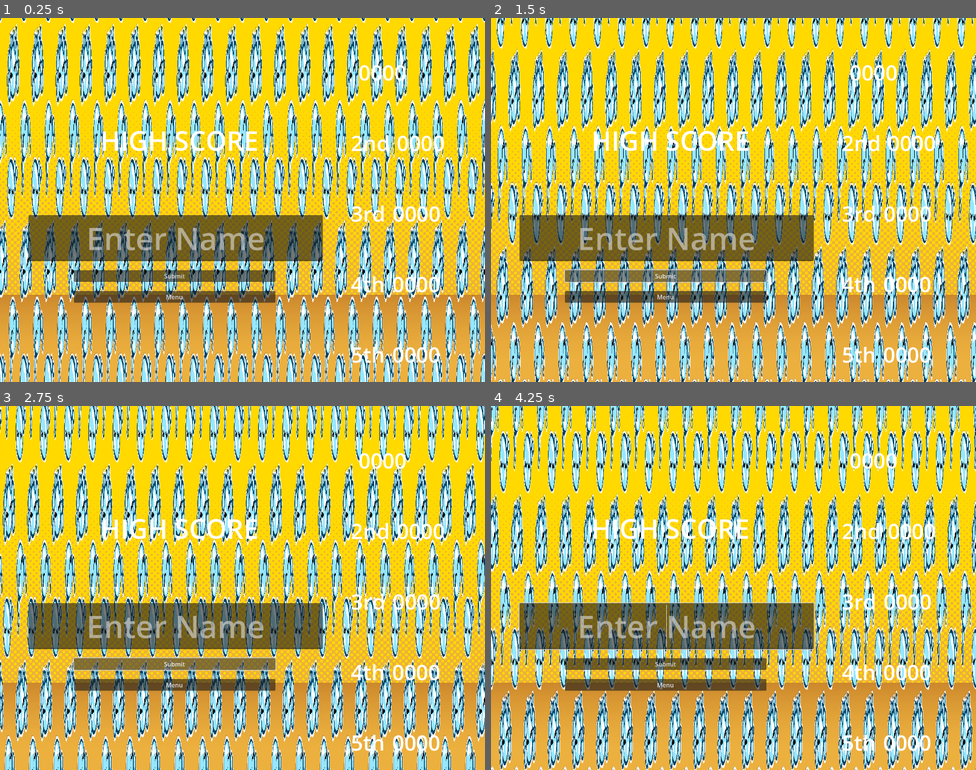
Above: before the commit, frames 1-4 (two rows, left to right).
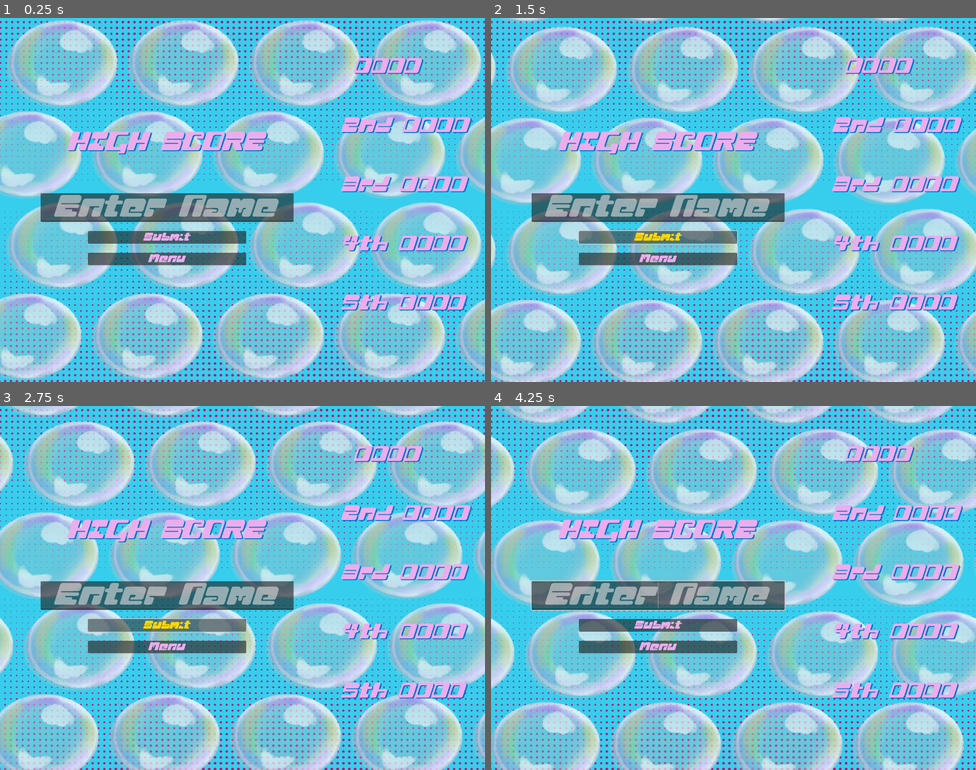
Above: after the commit, the same moments.

Repository: pokiios/bubble-babes
Game: Godot game, scene res://Scenes/Leaderboard.tscn
Same seed, same stepped clock (60 frames per second), same inputs: the game is played once before the commit and once after it.
Inputs (mouse positions are in pixels of both pictures, inside the frame that each line leads up to):
- Up to frame 1 (0.25 s): no input
- Up to frame 2 (1.5 s): click "Submit" at 0.5 s; click "Submit" at 1.25 s
- Up to frame 3 (2.75 s): click "Submit" at 2 s
- Up to frame 4 (4.25 s): move the mouse to (840, 569) at 2.77 s; click (840, 569) at 2.92 s; move the mouse to (636, 606) at 3.52 s; click (636, 606) at 3.67 s

The runs differ from the first frame. In frame 1, 99% of the frame differs, in the area x 0-100%, y 0-100%; in frame 2, 99%; in frame 3, 99%; in frame 4, 99%.
Error in both runs: Invalid access of index '1' on a base object of type: 'Array'. (res://Scenes/leaderboard.gd:62)

Commit message:
Made the leaderboard menu look nice
Also added fonts

Diff:
--- a/Scenes/Leaderboard.tscn
+++ b/Scenes/Leaderboard.tscn
@@ -1,18 +1,19 @@
-[gd_scene load_steps=6 format=3 uid="uid://d0frtplj2morq"]
+[gd_scene load_steps=7 format=3 uid="uid://d0frtplj2morq"]
 
 [ext_resource type="Script" path="res://Scenes/leaderboard.gd" id="1_whtpc"]
-[ext_resource type="Texture2D" uid="uid://de4hbrn0f16ni" path="res://Assets/Shake the Can/shake-the-can-background.png" id="2_oljek"]
+[ext_resource type="Texture2D" uid="uid://d3itbxjer2w1x" path="res://Sprites/Main Menu/halftone.png" id="2_ce8ia"]
 [ext_resource type="Shader" path="res://Shaders/MainMenu.gdshader" id="3_icc48"]
-[ext_resource type="Texture2D" uid="uid://dvd2ycb5wrl66" path="res://Sprites/Main Menu/bubblebabe sticker.png" id="4_4gmhf"]
+[ext_resource type="Texture2D" uid="uid://cdk1wfcrbjvpf" path="res://Sprites/Suds/sudsBubble.png" id="4_dcefy"]
+[ext_resource type="FontFile" uid="uid://dohjlwv7dn6k7" path="res://Fonts/Excelorate-Font.otf" id="5_4fxv7"]
 
 [sub_resource type="ShaderMaterial" id="ShaderMaterial_mqgl5"]
 shader = ExtResource("3_icc48")
-shader_parameter/scroll_speed = 0.08
+shader_parameter/scroll_speed = 0.02
 shader_parameter/angle_degrees = 45.0
-shader_parameter/repeat_x = 20.0
-shader_parameter/repeat_y = 1.854
+shader_parameter/repeat_x = 4.0
+shader_parameter/repeat_y = 4.0
 shader_parameter/row_offset = 1.0
-shader_parameter/texture_to_scroll = ExtResource("4_4gmhf")
+shader_parameter/texture_to_scroll = ExtResource("4_dcefy")
 
 [node name="Control" type="Control"]
 layout_mode = 3
@@ -23,6 +24,15 @@
 grow_vertical = 2
 script = ExtResource("1_whtpc")
 
+[node name="ColorRect2" type="ColorRect" parent="."]
+layout_mode = 1
+anchors_preset = 15
+anchor_right = 1.0
+anchor_bottom = 1.0
+grow_horizontal = 2
+grow_vertical = 2
+color = Color(0.215686, 0.807843, 0.929412, 1)
+
 [node name="TextureRect" type="TextureRect" parent="."]
 layout_mode = 1
 anchors_preset = 15
@@ -30,7 +40,7 @@
 anchor_bottom = 1.0
 grow_horizontal = 2
 grow_vertical = 2
-texture = ExtResource("2_oljek")
+texture = ExtResource("2_ce8ia")
 
 [node name="ColorRect" type="ColorRect" parent="."]
 material = SubResource("ShaderMaterial_mqgl5")
@@ -57,23 +67,29 @@
 
 [node name="MarginContainer" type="MarginContainer" parent="MarginContainer/HBoxContainer/VBoxContainer"]
 layout_mode = 2
-theme_override_constants/margin_left = 265
-theme_override_constants/margin_top = 275
-theme_override_constants/margin_right = 240
+theme_override_constants/margin_left = 200
+theme_override_constants/margin_top = 300
+theme_override_constants/margin_right = 200
 
 [node name="High Score" type="Label" parent="MarginContainer/HBoxContainer/VBoxContainer/MarginContainer"]
 layout_mode = 2
+theme_override_colors/font_color = Color(0.92549, 0.678431, 0.929412, 1)
+theme_override_colors/font_shadow_color = Color(0, 0.431892, 0.8091, 1)
+theme_override_constants/shadow_offset_x = 3
+theme_override_constants/shadow_offset_y = 2
+theme_override_fonts/font = ExtResource("5_4fxv7")
 theme_override_font_sizes/font_size = 70
 text = "HIGH SCORE"
 
 [node name="MarginContainer2" type="MarginContainer" parent="MarginContainer/HBoxContainer/VBoxContainer"]
 layout_mode = 2
-theme_override_constants/margin_left = 75
-theme_override_constants/margin_top = 145
-theme_override_constants/margin_right = 70
+theme_override_constants/margin_left = 125
+theme_override_constants/margin_top = 100
+theme_override_constants/margin_right = 125
 
 [node name="Enter Name" type="LineEdit" parent="MarginContainer/HBoxContainer/VBoxContainer/MarginContainer2"]
 layout_mode = 2
+theme_override_fonts/font = ExtResource("5_4fxv7")
 theme_override_font_sizes/font_size = 82
 placeholder_text = "Enter Name"
 alignment = 1
@@ -81,22 +97,30 @@
 
 [node name="MarginContainer3" type="MarginContainer" parent="MarginContainer/HBoxContainer/VBoxContainer"]
 layout_mode = 2
-theme_override_constants/margin_left = 195
+theme_override_constants/margin_left = 250
 theme_override_constants/margin_top = 20
-theme_override_constants/margin_right = 195
+theme_override_constants/margin_right = 250
 
 [node name="Submit Button" type="Button" parent="MarginContainer/HBoxContainer/VBoxContainer/MarginContainer3"]
 layout_mode = 2
+theme_override_colors/font_hover_color = Color(1, 0.85098, 0, 1)
+theme_override_colors/font_color = Color(0.92549, 0.678431, 0.929412, 1)
+theme_override_fonts/font = ExtResource("5_4fxv7")
+theme_override_font_sizes/font_size = 30
 text = "Submit"
 
 [node name="MarginContainer4" type="MarginContainer" parent="MarginContainer/HBoxContainer/VBoxContainer"]
 layout_mode = 2
-theme_override_constants/margin_left = 195
+theme_override_constants/margin_left = 250
 theme_override_constants/margin_top = 20
-theme_override_constants/margin_right = 195
+theme_override_constants/margin_right = 250
 
 [node name="Menu Button" type="Button" parent="MarginContainer/HBoxContainer/VBoxContainer/MarginContainer4"]
 layout_mode = 2
+theme_override_colors/font_hover_color = Color(1, 0.85098, 0, 1)
+theme_override_colors/font_color = Color(0.92549, 0.678431, 0.929412, 1)
+theme_override_fonts/font = ExtResource("5_4fxv7")
+theme_override_font_sizes/font_size = 30
 text = "Menu"
 
 [node name="VBoxContainer2" type="VBoxContainer" parent="MarginContainer/HBoxContainer"]
@@ -105,23 +129,36 @@
 [node name="MarginContainer" type="MarginContainer" parent="MarginContainer/HBoxContainer/VBoxContainer2"]
 layout_mode = 2
 theme_override_constants/margin_top = 105
+theme_override_constants/margin_right = 60
 
 [node name="HBoxContainer" type="HBoxContainer" parent="MarginContainer/HBoxContainer/VBoxContainer2/MarginContainer"]
 layout_mode = 2
 
 [node name="FirstName" type="Label" parent="MarginContainer/HBoxContainer/VBoxContainer2/MarginContainer/HBoxContainer"]
 layout_mode = 2
+theme_override_colors/font_color = Color(0.92549, 0.678431, 0.929412, 1)
+theme_override_colors/font_shadow_color = Color(0, 0.431892, 0.8091, 1)
+theme_override_constants/shadow_offset_x = 3
+theme_override_constants/shadow_offset_y = 2
+theme_override_fonts/font = ExtResource("5_4fxv7")
 theme_override_font_sizes/font_size = 56
 text = "1st "
 
 [node name="FirstScore" type="Label" parent="MarginContainer/HBoxContainer/VBoxContainer2/MarginContainer/HBoxContainer"]
 layout_mode = 2
-theme_override_font_sizes/font_size = 56
-text = " 0000"
+theme_override_colors/font_color = Color(0.92549, 0.678431, 0.929412, 1)
+theme_override_colors/font_shadow_color = Color(0, 0.431892, 0.8091, 1)
+theme_override_constants/shadow_offset_x = 3
+theme_override_constants/shadow_offset_y = 2
+theme_override_fonts/font = ExtResource("5_4fxv7")
+theme_override_font_sizes/font_size = 56
+text = " 0000"
+horizontal_alignment = 2
 
 [node name="MarginContainer2" type="MarginContainer" parent="MarginContainer/HBoxContainer/VBoxContainer2"]
 layout_mode = 2
 theme_override_constants/margin_top = 105
+theme_override_constants/margin_right = 60
 
 [node name="HBoxContainer" type="HBoxContainer" parent="MarginContainer/HBoxContainer/VBoxContainer2/MarginContainer2"]
 layout_mode = 2
@@ -129,64 +166,111 @@
 
 [node name="SecondName" type="Label" parent="MarginContainer/HBoxContainer/VBoxContainer2/MarginContainer2/HBoxContainer"]
 layout_mode = 2
+theme_override_colors/font_color = Color(0.92549, 0.678431, 0.929412, 1)
+theme_override_colors/font_shadow_color = Color(0, 0.431892, 0.8091, 1)
+theme_override_constants/shadow_offset_x = 3
+theme_override_constants/shadow_offset_y = 2
+theme_override_fonts/font = ExtResource("5_4fxv7")
 theme_override_font_sizes/font_size = 56
 text = "2nd"
 
 [node name="SecondScore" type="Label" parent="MarginContainer/HBoxContainer/VBoxContainer2/MarginContainer2/HBoxContainer"]
 layout_mode = 2
-theme_override_font_sizes/font_size = 56
-text = " 0000"
+theme_override_colors/font_color = Color(0.92549, 0.678431, 0.929412, 1)
+theme_override_colors/font_shadow_color = Color(0, 0.431892, 0.8091, 1)
+theme_override_constants/shadow_offset_x = 3
+theme_override_constants/shadow_offset_y = 2
+theme_override_fonts/font = ExtResource("5_4fxv7")
+theme_override_font_sizes/font_size = 56
+text = " 0000"
+horizontal_alignment = 2
 
 [node name="MarginContainer3" type="MarginContainer" parent="MarginContainer/HBoxContainer/VBoxContainer2"]
 layout_mode = 2
 theme_override_constants/margin_top = 105
+theme_override_constants/margin_right = 60
 
 [node name="HBoxContainer" type="HBoxContainer" parent="MarginContainer/HBoxContainer/VBoxContainer2/MarginContainer3"]
 layout_mode = 2
 
 [node name="ThirdName" type="Label" parent="MarginContainer/HBoxContainer/VBoxContainer2/MarginContainer3/HBoxContainer"]
 layout_mode = 2
+theme_override_colors/font_color = Color(0.92549, 0.678431, 0.929412, 1)
+theme_override_colors/font_shadow_color = Color(0, 0.431892, 0.8091, 1)
+theme_override_constants/shadow_offset_x = 3
+theme_override_constants/shadow_offset_y = 2
+theme_override_fonts/font = ExtResource("5_4fxv7")
 theme_override_font_sizes/font_size = 56
 text = "3rd"
 
 [node name="ThirdScore" type="Label" parent="MarginContainer/HBoxContainer/VBoxContainer2/MarginContainer3/HBoxContainer"]
 layout_mode = 2
-theme_override_font_sizes/font_size = 56
-text = " 0000"
+theme_override_colors/font_color = Color(0.92549, 0.678431, 0.929412, 1)
+theme_override_colors/font_shadow_color = Color(0, 0.431892, 0.8091, 1)
+theme_override_constants/shadow_offset_x = 3
+theme_override_constants/shadow_offset_y = 2
+theme_override_fonts/font = ExtResource("5_4fxv7")
+theme_override_font_sizes/font_size = 56
+text = " 0000"
+horizontal_alignment = 2
 
 [node name="MarginContainer4" type="MarginContainer" parent="MarginContainer/HBoxContainer/VBoxContainer2"]
 layout_mode = 2
 theme_override_constants/margin_top = 105
+theme_override_constants/margin_right = 60
 
 [node name="HBoxContainer" type="HBoxContainer" parent="MarginContainer/HBoxContainer/VBoxContainer2/MarginContainer4"]
 layout_mode = 2
 
 [node name="FourthName" type="Label" parent="MarginContainer/HBoxContainer/VBoxContainer2/MarginContainer4/HBoxContainer"]
 layout_mode = 2
+theme_override_colors/font_color = Color(0.92549, 0.678431, 0.929412, 1)
+theme_override_colors/font_shadow_color = Color(0, 0.431892, 0.8091, 1)
+theme_override_constants/shadow_offset_x = 3
+theme_override_constants/shadow_offset_y = 2
+theme_override_fonts/font = ExtResource("5_4fxv7")
 theme_override_font_sizes/font_size = 56
 text = "4th"
 
 [node name="FourthScore" type="Label" parent="MarginContainer/HBoxContainer/VBoxContainer2/MarginContainer4/HBoxContainer"]
 layout_mode = 2
-theme_override_font_sizes/font_size = 56
-text = " 0000"
+theme_override_colors/font_color = Color(0.92549, 0.678431, 0.929412, 1)
+theme_override_colors/font_shadow_color = Color(0, 0.431892, 0.8091, 1)
+theme_override_constants/shadow_offset_x = 3
+theme_override_constants/shadow_offset_y = 2
+theme_override_fonts/font = ExtResource("5_4fxv7")
+theme_override_font_sizes/font_size = 56
+text = " 0000"
+horizontal_alignment = 2
 
 [node name="MarginContainer5" type="MarginContainer" parent="MarginContainer/HBoxContainer/VBoxContainer2"]
 layout_mode = 2
 theme_override_constants/margin_top = 105
+theme_override_constants/margin_right = 60
 
 [node name="HBoxContainer" type="HBoxContainer" parent="MarginContainer/HBoxContainer/VBoxContainer2/MarginContainer5"]
 layout_mode = 2
 
 [node name="FifthName" type="Label" parent="MarginContainer/HBoxContainer/VBoxContainer2/MarginContainer5/HBoxContainer"]
 layout_mode = 2
+theme_override_colors/font_color = Color(0.92549, 0.678431, 0.929412, 1)
+theme_override_colors/font_shadow_color = Color(0, 0.431892, 0.8091, 1)
+theme_override_constants/shadow_offset_x = 3
+theme_override_constants/shadow_offset_y = 2
+theme_override_fonts/font = ExtResource("5_4fxv7")
 theme_override_font_sizes/font_size = 56
 text = "5th"
 
 [node name="FifthScore" type="Label" parent="MarginContainer/HBoxContainer/VBoxContainer2/MarginContainer5/HBoxContainer"]
 layout_mode = 2
-theme_override_font_sizes/font_size = 56
-text = " 0000"
+theme_override_colors/font_color = Color(0.92549, 0.678431, 0.929412, 1)
+theme_override_colors/font_shadow_color = Color(0, 0.431892, 0.8091, 1)
+theme_override_constants/shadow_offset_x = 3
+theme_override_constants/shadow_offset_y = 2
+theme_override_fonts/font = ExtResource("5_4fxv7")
+theme_override_font_sizes/font_size = 56
+text = " 0000"
+horizontal_alignment = 2
 
 [connection signal="pressed" from="MarginContainer/HBoxContainer/VBoxContainer/MarginContainer3/Submit Button" to="." method="_on_submit_button_pressed"]
 [connection signal="pressed" from="MarginContainer/HBoxContainer/VBoxContainer/MarginContainer4/Menu Button" to="." method="_on_menu_button_pressed"]
--- a/Scenes/leaderboard.gd
+++ b/Scenes/leaderboard.gd
@@ -14,7 +14,7 @@
 @onready var FourthScore = $MarginContainer/HBoxContainer/VBoxContainer2/MarginContainer4/HBoxContainer/FourthScore
 @onready var FifthScore = $MarginContainer/HBoxContainer/VBoxContainer2/MarginContainer5/HBoxContainer/FifthScore
 var scoresArray:Array
-var currentScore = 03
+var currentScore = 13
 
 # Called when the node enters the scene tree for the first time.
 func _ready() -> void:
Binary file added: Fonts/Excelorate-Font.otf
Not shown, added: Fonts/Excelorate-Font.otf.import
Binary file added: Fonts/PLANK___.TTF
Not shown, added: Fonts/PLANK___.TTF.import
